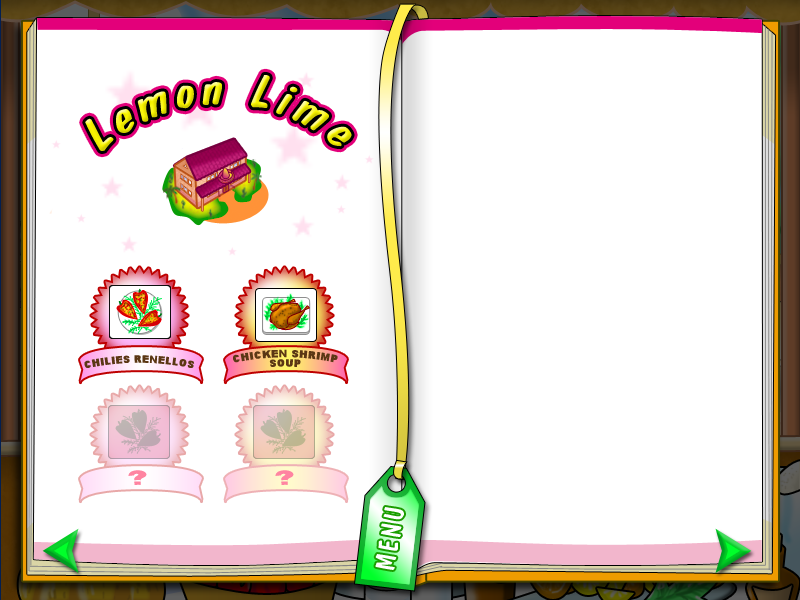
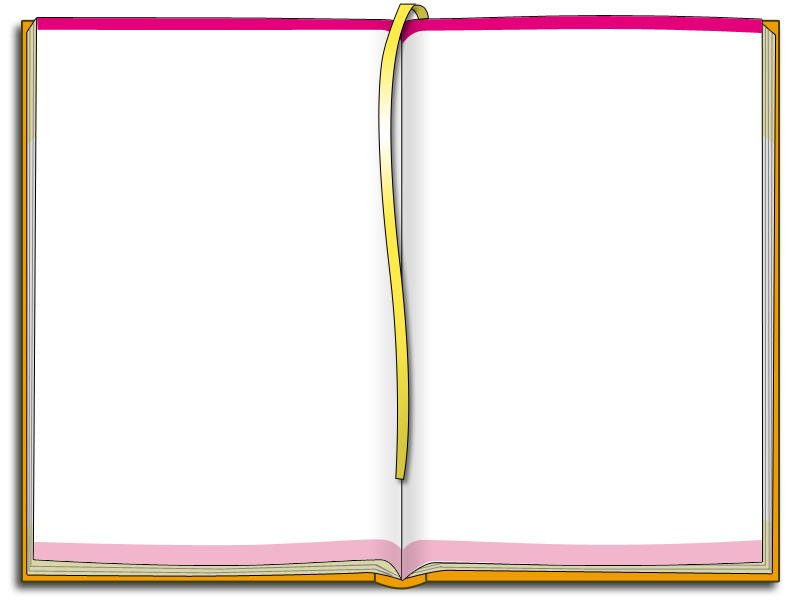
Layered file, before and after one edit (800x600). Changes by layer:
hid group "arrows" (4 layers) over [42, 511, 752, 573]
hid "Фигура 15" over [393, 459, 408, 480]
hid "MENU" over [375, 507, 404, 570]
hid "Фигура 14" over [353, 466, 426, 592]
hid group "ресторан" (18 layers) over [44, 12, 374, 256]
hid group "рецепты" (14 layers) over [78, 267, 349, 504]
hid "Фигура 1" over [0, 0, 800, 600]
hid "Слой 1" over [0, 0, 800, 600]
